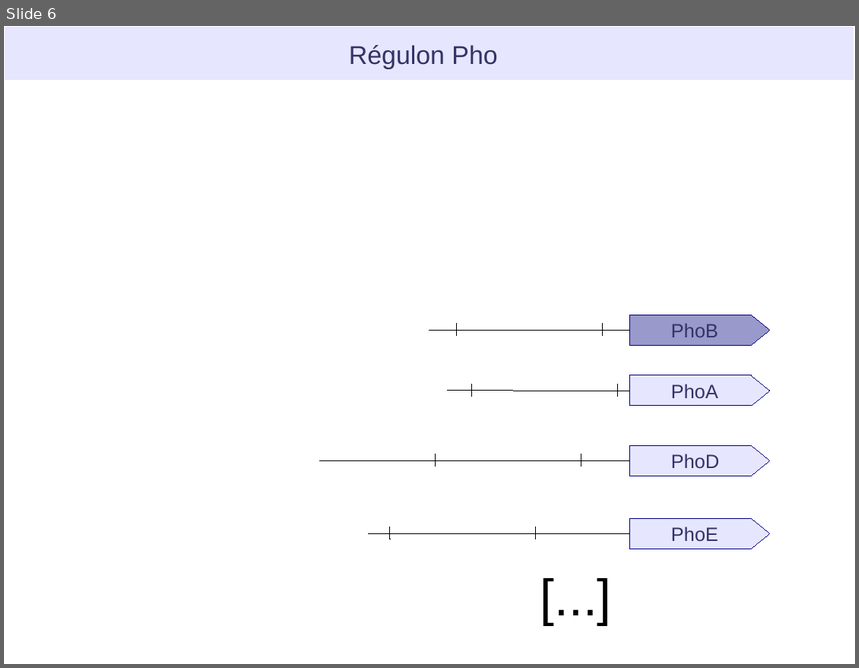
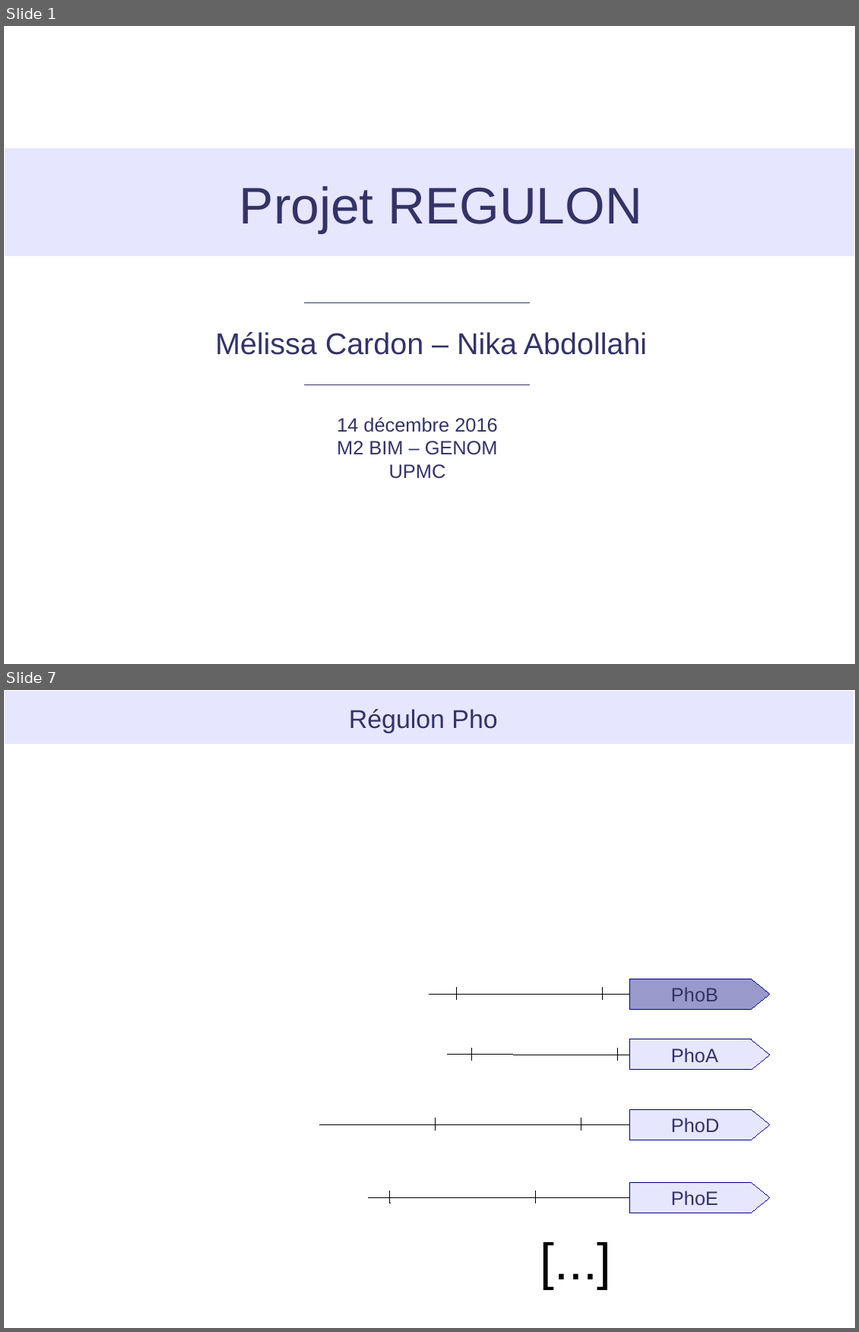
Before and after one commit to NikaAb/Projet-REGULON-GNOM, a slide deck: Presentation/Projet_Regulon_presentation [Repaired].odp. Shown one above the other, each under a label of ours: slide 6 before the commit, slides 1 and 7 after it; the slides between them are not shown. The pictures are 859x668 and 859x1332 pixels, drawn with LibreOffice and Linux fonts; fonts in the diff are those of the drawing. Boxes give left, top, right and bottom in pixels: in the first picture for what was removed or moved away, otherwise in the second. Text is boxed around its words. In the diff, an @@ line names an element or a change of style, - is before the commit and + after.

```diff
--- a/Presentation/Projet_Regulon_presentation [Repaired].odp
+++ b/Presentation/Projet_Regulon_presentation [Repaired].odp
@@ slide 1 added at [4,26,855,664], background #FFFFFF @@
@@ freeform shape added at [4,148,855,258], fill #E6E6FF, outline #FFFFFF 2.01 pt @@
@@ text added at [240,186,642,233], 48 pt, text #333366 @@
+Projet REGULON
@@ line added from (305, 303) to (530, 303), #333366 0 pt @@
@@ text added at [215,332,647,355], 28 pt, text #333366 @@
+Mélissa Cardon – Nika Abdollahi
@@ line added from (305, 385) to (530, 385), #333366 0 pt @@
@@ text added at [337,417,498,479], 18 pt, text #333366 @@
+14 décembre 2016
+M2 BIM – GENOM
+UPMC
@@ what was slide 6 is now slide 7 @@
```
Also in this commit, not shown: 8 slides changed, 1 slide removed, 2 other files.
